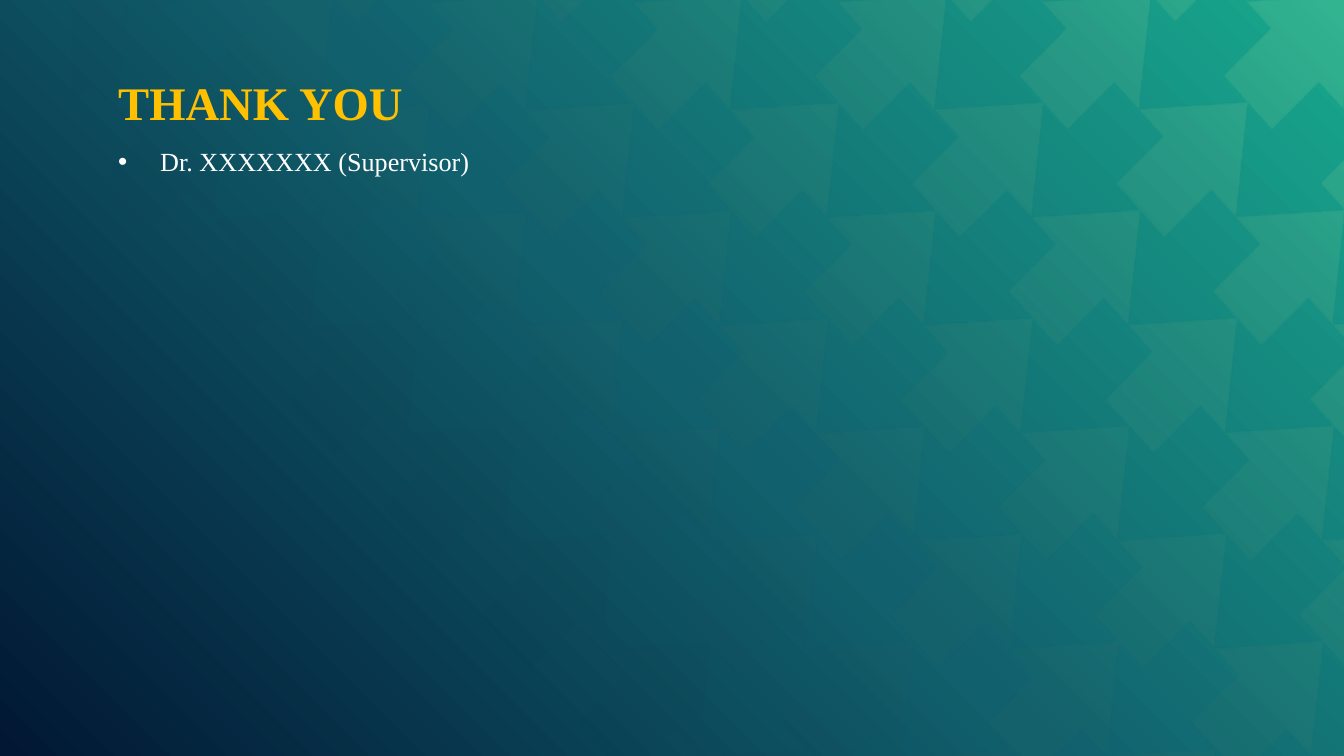
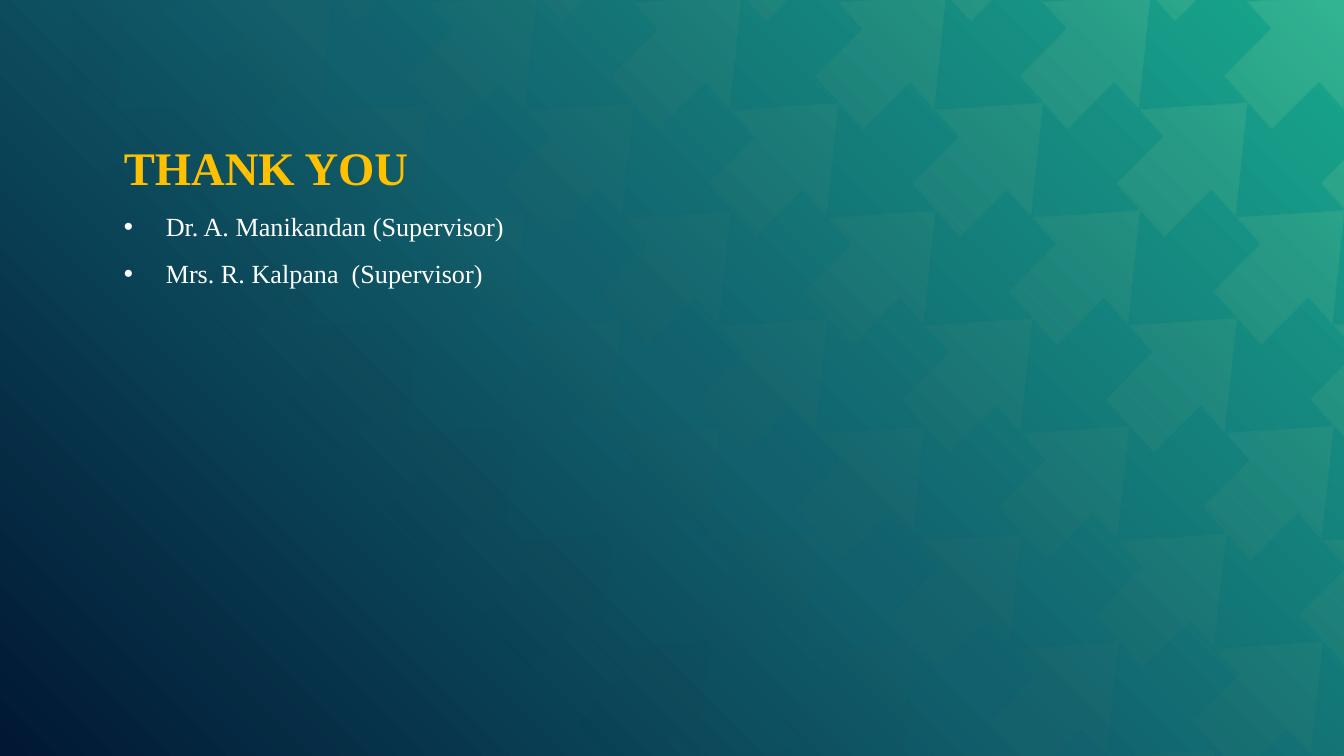
Before and after one commit to ThanigaivelGanapathi/ML-Mini-Project, a slide deck: slide 20 of College Report PPT.pptx (slide 19 before the commit). Drawn at 1344x756 pixels with LibreOffice and Linux fonts; fonts in the diff are those of the drawing; background and template pictures are left out. Boxes give left, top, right and bottom in pixels: in the first picture for what was removed or moved away, otherwise in the second. Text is boxed around its words. In the diff, an @@ line names an element or a change of style, - is before the commit and + after.

```diff
--- a/College Report PPT.pptx
+++ b/College Report PPT.pptx
@@ text "THANK YOU": place and size @@
-text "THANK YOU" at (118, 89, 469, 177)
+text "THANK YOU" at (124, 154, 504, 289)
@@ text at (166, 218, 504, 289): text changed @@
-• Dr. XXXXXXX (Supervisor)
+• Dr. A. Manikandan (Supervisor)
+• Mrs. R. Kalpana (Supervisor)
```
Also in this commit, not shown: 4 other slides changed, 6 slides added, 5 slides removed.
